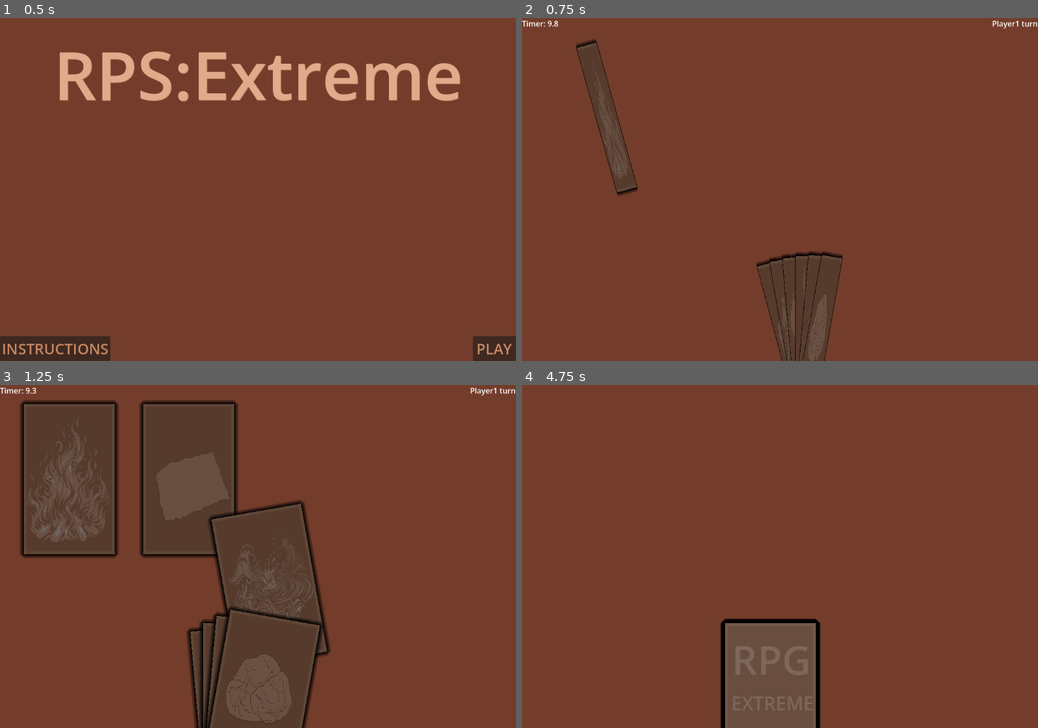
Above: before the commit, frames 1-4 (two rows, left to right).
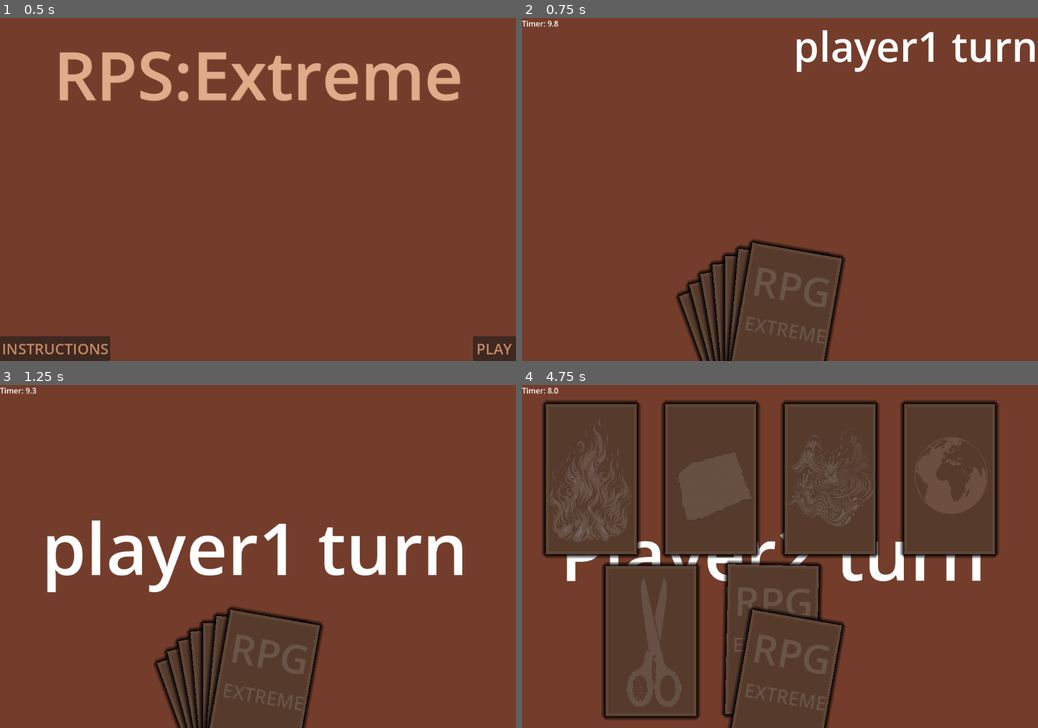
Above: after the commit, the same moments.

Repository: smkillerz777-star/RPS-Extreme
Game: Godot game, scene res://main_menu.tscn
Same seed, same stepped clock (60 frames per second), same inputs: the game is played once before the commit and once after it.
Inputs (mouse positions are in pixels of both pictures, inside the frame that each line leads up to; where the layout moved, square brackets give the same spot in the first picture):
- Up to frame 1 (0.5 s): no input
- Up to frame 2 (0.75 s): click "PLAY" at 0.5 s
- Up to frame 3 (1.25 s): no input
- Up to frame 4 (4.75 s): click (749, 717) [589, 477] at 1.25 s; click (754, 710) [712, 477] at 2 s; click (805, 525) [769, 697] at 2.75 s; click (945, 481) [769, 697] at 3.5 s; click (676, 642) [769, 697] at 4.25 s

Frame 1 is identical in both runs. In frame 2, 8.1% of the frame differs, in the area x 10-100%, y 0-100%; in frame 3, 22%; in frame 4, 41%, in the area x 0-93%, y 0-100%.

Commit message:
added class level tween, player turn animation
make all tween animation from same tween so that animation takes place sequentially , also added the animation for player turns

Diff:
--- a/rps-extreme/global.gd
+++ b/rps-extreme/global.gd
@@ -5,3 +5,6 @@
 var score2 = 0
 var selected1 = []
 var selected2 = []
+var player1 = "player1"
+var player2 = "player2"
+var time_past = 0.0
--- a/rps-extreme/main_game.gd
+++ b/rps-extreme/main_game.gd
@@ -1,14 +1,17 @@
 extends Control
 var element2_selected = 0
-var max_element2_selected = 1
+var max_element2_selected = 3
 var match_game = 1
 var turn = 1
 var element2s1 = "Player1: "
 var selected = []
+var tween
 func _ready():
-	$Label.text = "Player1 turn"
+	tween = create_tween()
+	label_animation(global.player1+" turn")
 	selection_start()
-func _process(_delta: float) -> void:
+func _process(delta: float) -> void:
+	global.time_past += delta
 	$Time_left.text = "Timer: " + str($Timer.time_left).substr(0,str($Timer.time_left).find(".")+2)
 	if(element2_selected>=max_element2_selected):
 		$Timer.stop()
@@ -57,18 +60,16 @@
 	turn_over($rock)
 
 func turn_over(card):
-	var tween = create_tween()
 	tween.tween_property(card,"scale:x",0.0,0.15)
 	if(card.get_child(0).get_node("back").visible == true):
-		card.get_child(0).get_node("back").visible = false
-		card.get_child(0).get_node(NodePath(card.name)).visible = true
+		tween.tween_property(card.get_child(0).get_node("back"),"visible",false,0.01)
+		tween.tween_property(card.get_child(0).get_node(NodePath(card.name)),"visible",true,0.01)
 	else:
-		card.get_child(0).get_node("back").visible = true
-		card.get_child(0).get_node(NodePath(card.name)).visible = false
+		tween.tween_property(card.get_child(0).get_node("back"),"visible",true,0.01)
+		tween.tween_property(card.get_child(0).get_node(NodePath(card.name)),"visible",false,0.01)
 	tween.tween_property(card,"scale:x",1.0,0.15)
 
 func selection_start():
-	var tween = create_tween()
 	var pos = Vector2.ZERO
 	for i in range(4,11):
 		pos.y = ((i/4)-1)*(340)+355
@@ -89,7 +90,6 @@
 func selection_end():
 	$Time_left.visible = false
 	$Label.visible = false
-	var tween = create_tween()
 	for i in range(4,11):
 		tween.tween_property(get_child(i),"position",Vector2(615,815),0.15)
 		turn_back(get_child(i))
@@ -104,8 +104,10 @@
 func turn_back(card):
 	if(card.get_child(0).get_node("back").visible == false):
 		turn_over(card)
+
 func mmatch():
 	print(match(global.selected1[0],global.selected2[0]))
+
 func match(element1,element2):
 	if(element1==0):
 		if(element2==1 or element2==2 or element2==4):
@@ -157,3 +159,11 @@
 		else:
 			return null
 	return "0"
+func label_animation(word):
+	$Label.text = word
+	$Label.visible = false
+	tween.tween_property($Label,"theme_override_font_sizes/font_size",150,0.35)
+	tween.tween_property($Label,"position",Vector2(80,250),0.35)
+	tween.tween_property($Label,"visible",true,0.15)
+	tween.set_trans(Tween.TRANS_SINE)
+	tween.set_ease(Tween.EASE_OUT)
--- a/rps-extreme/main_game.tscn
+++ b/rps-extreme/main_game.tscn
@@ -33,13 +33,16 @@
 offset_bottom = 23.0
 
 [node name="Label" type="Label" parent="." unique_id=1669479507]
+visible = false
 layout_mode = 1
 anchors_preset = 1
 anchor_left = 1.0
 anchor_right = 1.0
-offset_left = -40.0
+offset_left = -100.0
 offset_bottom = 23.0
 grow_horizontal = 0
+theme_override_font_sizes/font_size = 16
+text = "PLayer1 turn"
 
 [node name="fire" type="Node2D" parent="." unique_id=973686295]
 position = Vector2(615, 815)
